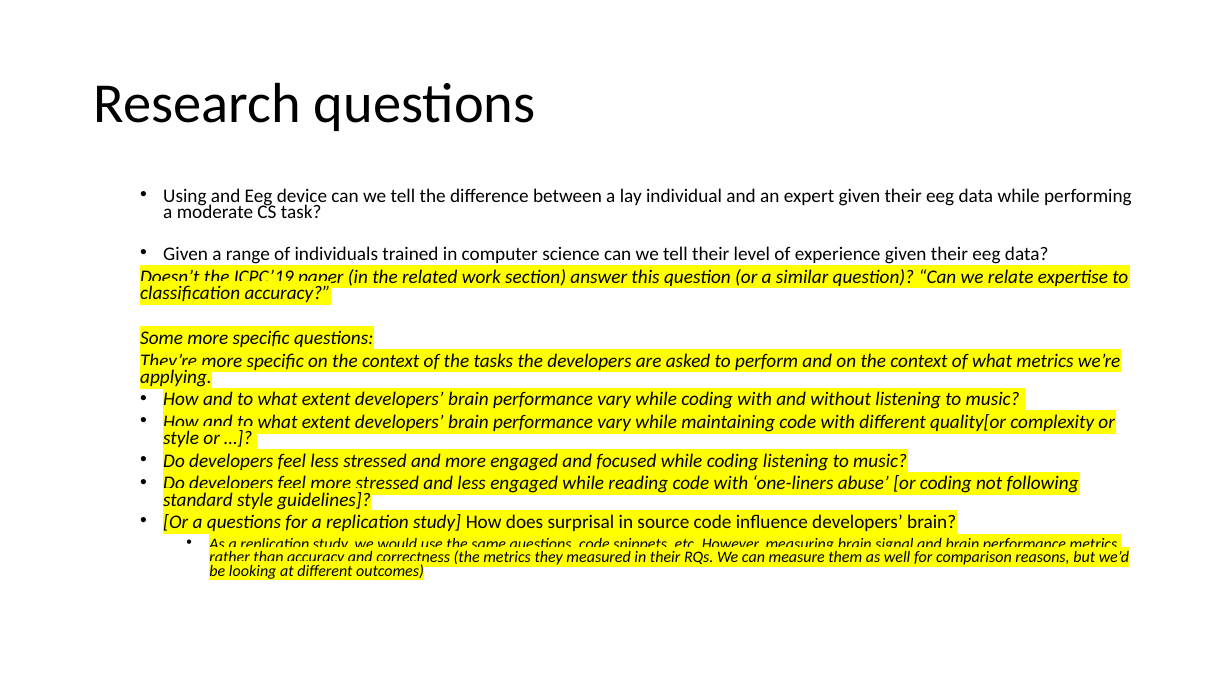
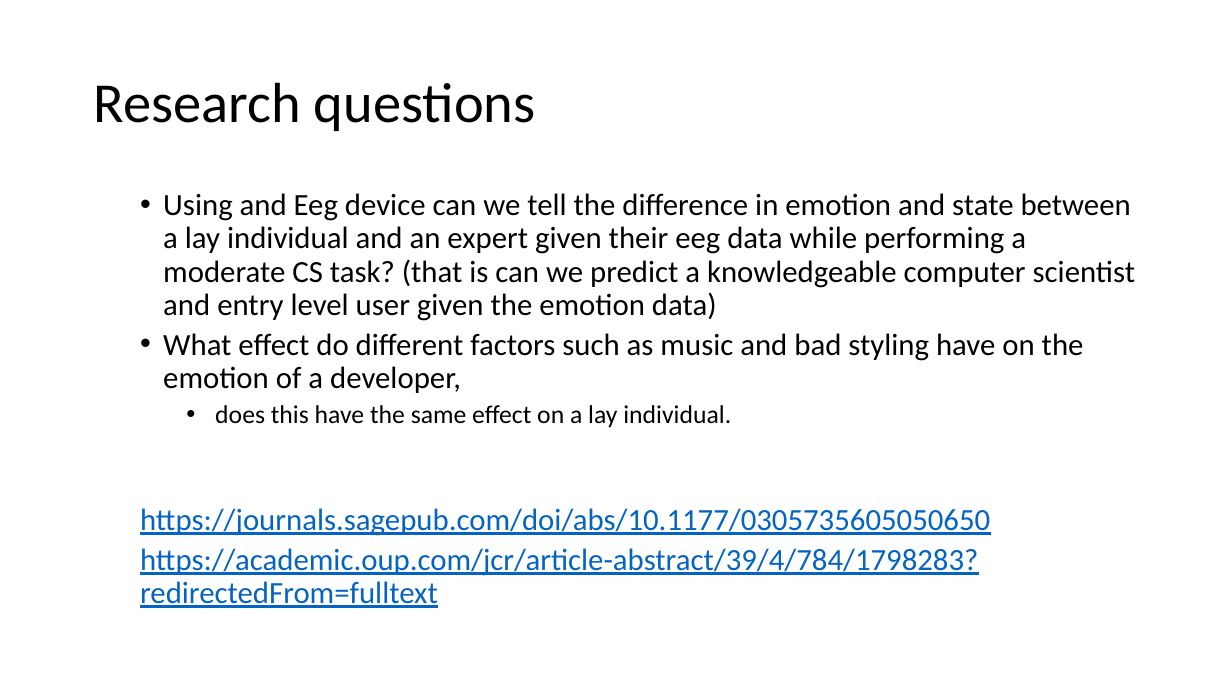
Before and after one commit to nauticalmonkey/CalPolyThesis, a slide deck: slide 4 of Thesis Idea.pptx. Drawn at 1232x693 pixels with LibreOffice and Linux fonts; fonts in the diff are those of the drawing. Boxes give left, top, right and bottom in pixels: in the first picture for what was removed or moved away, otherwise in the second. Text is boxed around its words. In the diff, an @@ line names an element or a change of style, - is before the commit and + after.

Commit message:
added paper and differenting questions

```diff
--- a/Thesis Idea.pptx
+++ b/Thesis Idea.pptx
@@ text at (140, 193, 1135, 608): text changed; size 15 to 24 pt; italic off @@
-  • Using and Eeg device can we tell the difference between a lay individual and an expert given their eeg data while performing a moderate CS task?
-  • Given a range of individuals trained in computer science can we tell their level of experience given their eeg data?
-  Doesn’t the ICPC’19 paper (in the related work section) answer this question (or a similar question)? “Can we relate expertise to classification accuracy?”
-  Some more specific questions:
-  They’re more specific on the context of the tasks the developers are asked to perform and on the context of what metrics we’re applying.
-  • How and to what extent developers’ brain performance vary while coding with and without listening to music?
-  • How and to what extent developers’ brain performance vary while maintaining code with different quality[or complexity or style or …]?
-  • Do developers feel less stressed and more engaged and focused while coding listening to music?
-  • Do developers feel more stressed and less engaged while reading code with ‘one-liners abuse’ [or coding not following standard style guidelines]?
-  • [Or a questions for a replication study] How does surprisal in source code influence developers’ brain?
-    • As a replication study, we would use the same questions, code snippets, etc. However, measuring brain signal and brain performance metrics, rather than accuracy and correctness (the metrics they measured in their RQs. We can measure them as well for comparison reasons, but we’d be looking at different outcomes)
+  • Using and Eeg device can we tell the difference in emotion and state between a lay individual and an expert given their eeg data while performing a moderate CS task? (that is can we predict a knowledgeable computer scientist and entry level user given the emotion data)
+  • What effect do different factors such as music and bad styling have on the emotion of a developer,
+    • does this have the same effect on a lay individual.
+  https://journals.sagepub.com/doi/abs/10.1177/0305735605050650
+  https://academic.oup.com/jcr/article-abstract/39/4/784/1798283?redirectedFrom=fulltext
```
Also in this commit, not shown: 2 other slides changed, 2 slides added.
